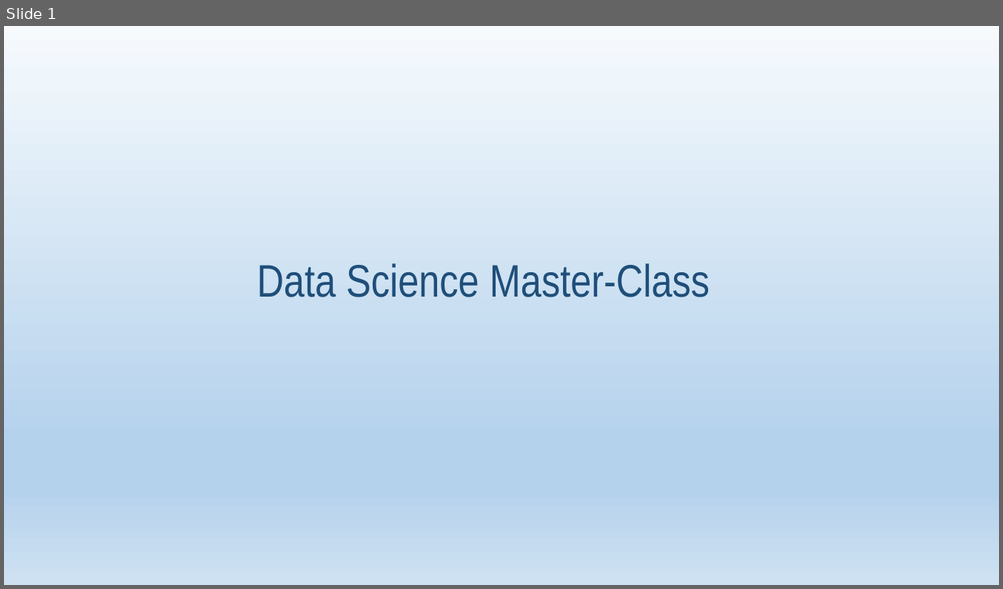
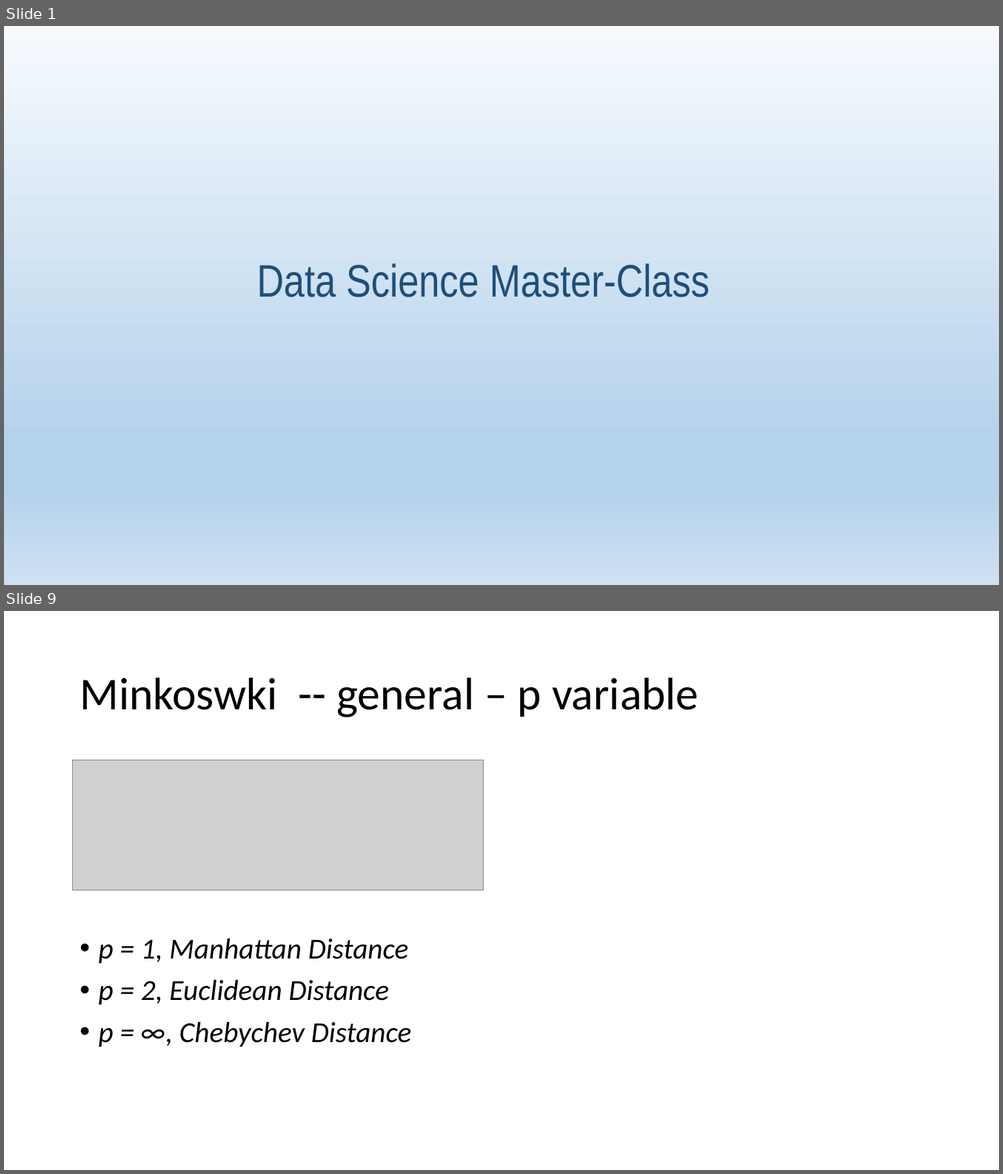
Before and after one commit to rktrojan/DataSciencePython, a slide deck: PPTs/ML.pptx. Shown one above the other, each under a label of ours: slide 1 before the commit, slides 1 and 9 after it; the slides between them are not shown. The pictures are 1003x589 and 1003x1174 pixels, drawn with LibreOffice and Linux fonts; fonts in the diff are those of the drawing; grey boxes stand for pictures. Boxes give left, top, right and bottom in pixels: in the first picture for what was removed or moved away, otherwise in the second. Text is boxed around its words. In the diff, an @@ line names an element or a change of style, - is before the commit and + after.

```diff
--- a/PPTs/ML.pptx
+++ b/PPTs/ML.pptx
@@ slide 9 added at bbox=[4, 611, 999, 1170], background #FFFFFF @@
@@ title added at bbox=[79, 678, 699, 718], 44 pt, text #000000 @@
+Minkoswki -- general – p variable
@@ picture added at bbox=[73, 760, 484, 891] @@
@@ text added at bbox=[99, 938, 411, 1048], 28 pt, text #000000, italic @@
+• p = 1, Manhattan Distance
+• p = 2, Euclidean Distance
+• p = ∞, Chebychev Distance
```
Also in this commit, not shown: 3 slides changed, 6 other slides added, 3 other files.
